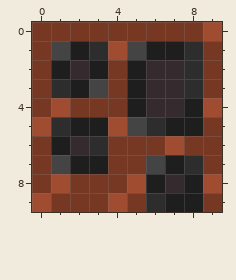
Pixel-art sprite -- sprites/coal.png. The picture above is the old version.
The file is 50x50 pixels, drawn in blocks of 5x5; one block is one cell here.
After the commit:
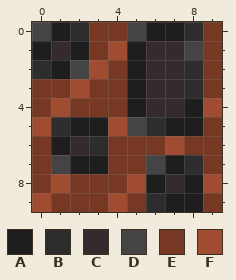
Palette (. is transparent): A #1e1e1e  B #2d2d2d  C #352a2d  D #444444  E #773823  F #a04c30
What changed:
y 0: x 0..2 EEE -> DAB; x 5..9 EEEEF -> DAABE
y 1: x 0..1 ED -> AC; x 3 B -> E; x 5..8 DAAB -> ACCD
y 2: x 0 E -> B; x 2..3 CA -> DF
y 3: x 1..3 BAD -> EFE
Boxes around the changes in both pictures, in picture pixels (x1, y1, x2, y2):
changed: (32, 22, 222, 98)
